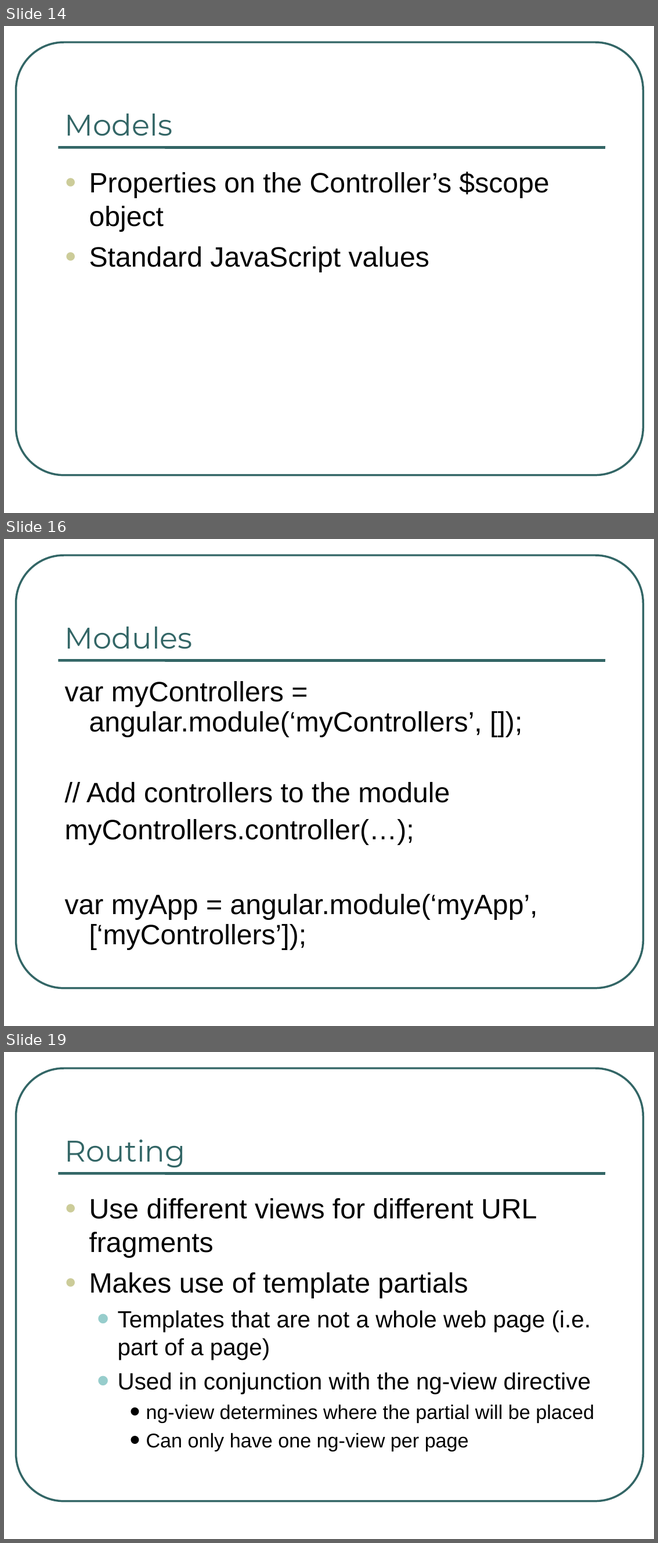
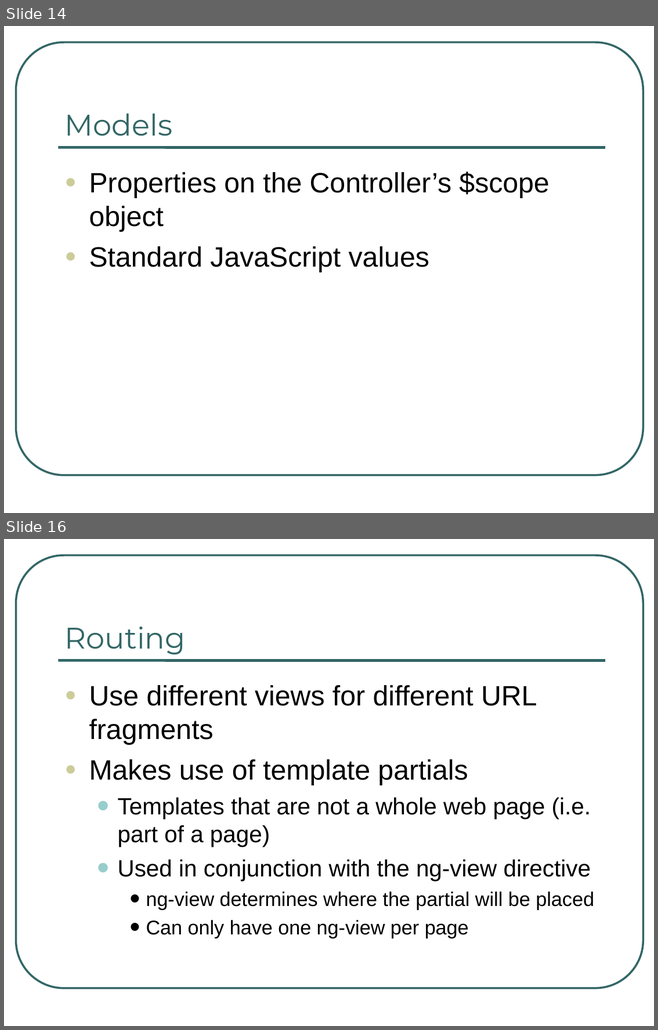
Before and after one commit to darlingtld/AngularJSTS, a slide deck: AngularJS_techshare.ppt. Shown one above the other, each under a label of ours: slides 14, 16 and 19 before the commit, slides 14 and 16 after it; the slides between them are not shown. The pictures are 658x1543 and 658x1030 pixels, drawn with LibreOffice and Linux fonts; fonts in the diff are those of the drawing. Boxes give left, top, right and bottom in pixels: in the first picture for what was removed or moved away, otherwise in the second. Text is boxed around its words. In the diff, an @@ line names an element or a change of style, - is before the commit and + after.

```diff
--- a/AngularJS_techshare.ppt
+++ b/AngularJS_techshare.ppt
@@ slide 16 removed at [4, 539, 654, 1026], background #FFFFFF; not listed: 2 template elements that a slide beside it also shows @@
@@ title removed at [65, 627, 192, 649] @@
-Modules
@@ text removed at [65, 681, 538, 950] @@
-var myControllers = angular.module(‘myControllers’, []);
-// Add controllers to the module
-myControllers.controller(…);
-var myApp = angular.module(‘myApp’, [‘myControllers’]);
@@ what was slide 19 is now slide 16 @@
```
Also in this commit, not shown: 3 slides changed, 3 slides added, 6 other slides removed, 3 other files.
